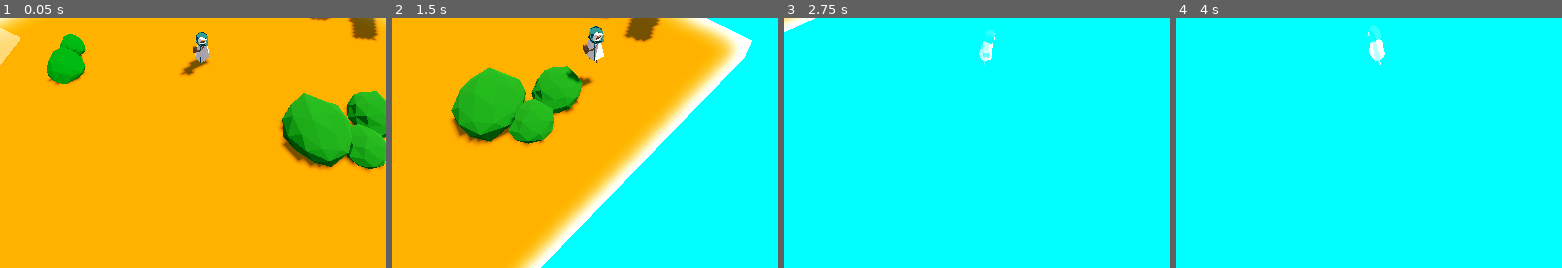
Above: before the commit, frames 1-4 (left to right).
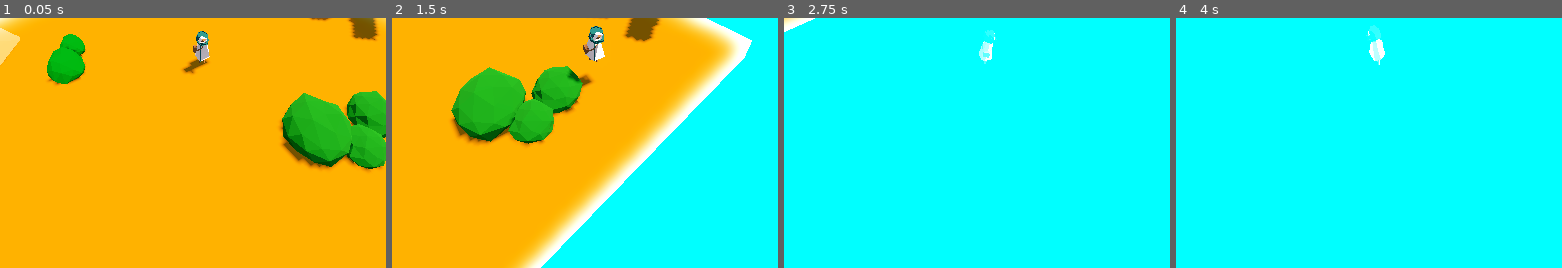
Above: after the commit, the same moments.

Repository: DeepRestGames/EcoDungeon
Game: Godot game, scene res://scenes/PrototypeScene_01.tscn
Two runs of this game, one before a commit and one after it. Both use one fixed random seed, a clock stepped at 60 frames per second and the inputs below. A sky picture missing from this copy of the repository is replaced by a grey-blue gradient.
Inputs (mouse positions are % of the whole screen's width and height, from its top left):
- Up to frame 1 (0.05 s): no input
- Up to frame 2 (1.5 s): tap Enter at 0.5 s; move the mouse to (75, 45) at 0.52 s; hold D (move_right) 0.53-1.28 s; tap Space (spacebar) at 0.6 s; move the mouse to (31, 55) at 1.27 s; hold S (move_down) from 1.28 s (still down); tap Mouse wheel up (zoom_in) at 1.35 s
- Up to frame 3 (2.75 s): move the mouse to (62, 28) at 2.02 s; release S (move_down) at 2.03 s; hold D (move_right) from 2.03 s (still down); hold Mouse wheel down (zoom_out) from 2.03 s (still down)
- Up to frame 4 (4 s): move the mouse to (47, 70) at 2.77 s; release D (move_right) at 2.78 s; release Mouse wheel down (zoom_out) at 2.78 s; hold W (move_up) 2.78-3.53 s; tap Space (spacebar) at 2.85 s; move the mouse to (83, 65) at 3.52 s; hold A (move_left) from 3.53 s (still down); hold Mouse wheel up (zoom_in) from 3.53 s (still down)
The pictures show only the part of the screen within x 26-76%, y 41-91%; the shares and areas given below are measured in that part.

The runs differ from the first frame. In frame 1, 0.2% of the frame differs, in the area x 46-55%, y 5-24%; in frame 2, 0.1%; in frame 3, less than 0.1%; in frame 4, less than 0.1%.

Commit message:
Slightly better conditional handling of animations

Diff:
--- a/scenes/Player.tscn
+++ b/scenes/Player.tscn
@@ -329,7 +329,6 @@
 animation = &"walk"
 
 [sub_resource type="AnimationNodeBlendTree" id="AnimationNodeBlendTree_iup1y"]
-graph_offset = Vector2(-342.551, -25.4601)
 nodes/Idle/node = SubResource("AnimationNodeAnimation_qh3cp")
 nodes/Idle/position = Vector2(-40, 26.6667)
 nodes/Idle2Walk/node = SubResource("AnimationNodeBlend2_b4rwt")
@@ -372,57 +371,57 @@
 bones/0/parent = -1
 bones/0/rest = Transform3D(1, 0, 0, 0, 1, 0, 0, 0, 1, 0, 0, 0)
 bones/0/enabled = true
-bones/0/position = Vector3(1.57465e-32, -7.0916e-17, 0.319377)
-bones/0/rotation = Quaternion(0.0876819, 0, 1.94693e-17, 0.996149)
+bones/0/position = Vector3(0, 0, 0)
+bones/0/rotation = Quaternion(0, 0, 0, 1)
 bones/0/scale = Vector3(1, 1, 1)
 bones/1/name = "spine1"
 bones/1/parent = 0
 bones/1/rest = Transform3D(1, 0, 0, 0, 1, 0, 0, 0, 1, 0, 1, 0)
 bones/1/enabled = true
 bones/1/position = Vector3(0, 1, 0)
-bones/1/rotation = Quaternion(0, 0, 0, 1)
+bones/1/rotation = Quaternion(0.0284007, 0, 7.29199e-18, 0.999597)
 bones/1/scale = Vector3(1, 1, 1)
 bones/2/name = "spine2"
 bones/2/parent = 1
 bones/2/rest = Transform3D(1, 0, 0, 0, 1, 0, 0, 0, 1, 0, 1.35085, 0)
 bones/2/enabled = true
 bones/2/position = Vector3(0, 1.35085, 0)
-bones/2/rotation = Quaternion(0, 0.00204917, 0.0115501, 0.999931)
+bones/2/rotation = Quaternion(0.0308202, 0, 7.91321e-18, 0.999525)
 bones/2/scale = Vector3(1, 1, 1)
 bones/3/name = "head"
 bones/3/parent = 2
 bones/3/rest = Transform3D(1, 0, 0, 0, 1, 0, 0, 0, 1, 0, 1.78706, 0)
 bones/3/enabled = true
 bones/3/position = Vector3(0, 1.78706, 0)
-bones/3/rotation = Quaternion(-0.0120566, 0.0048385, 0.0198025, 0.99972)
+bones/3/rotation = Quaternion(-0.0178629, 0.00551303, 0.00833741, 0.99979)
 bones/3/scale = Vector3(1, 1, 1)
 bones/4/name = "upperleg.L"
 bones/4/parent = 0
 bones/4/rest = Transform3D(-1, 1.11022e-14, 1.50996e-07, 9.80546e-09, -0.99789, 0.064939, 1.50677e-07, 0.0649387, 0.997894, 0.703569, 0.323642, -0.0422141)
 bones/4/enabled = true
 bones/4/position = Vector3(0.703569, 0.323642, -0.0422141)
-bones/4/rotation = Quaternion(-2.94152e-08, 0.0838454, 0.996479, 3.91996e-09)
+bones/4/rotation = Quaternion(-2.78864e-08, 0.0324971, 0.999472, 1.1254e-08)
 bones/4/scale = Vector3(1, 1, 1)
 bones/5/name = "lowerleg.L"
 bones/5/parent = 4
 bones/5/rest = Transform3D(1, -1.4747e-08, 2.37697e-07, -8.53804e-09, 0.995219, 0.0976646, -2.38001e-07, -0.0976646, 0.995219, -7.65884e-08, 1.95019, -4.27762e-08)
 bones/5/enabled = true
 bones/5/position = Vector3(-7.65884e-08, 1.95019, -4.27762e-08)
-bones/5/rotation = Quaternion(-0.00348957, 1.19209e-07, 1.10958e-10, 0.999994)
+bones/5/rotation = Quaternion(-0.0489076, 1.19067e-07, 1.55464e-09, 0.998803)
 bones/5/scale = Vector3(1, 1, 1)
 bones/6/name = "upperleg.R"
 bones/6/parent = 0
 bones/6/rest = Transform3D(-1, -1.11022e-14, -1.50996e-07, -9.80546e-09, -0.99789, 0.064939, -1.50677e-07, 0.0649387, 0.997894, -0.703569, 0.323642, -0.0422141)
 bones/6/enabled = true
 bones/6/position = Vector3(-0.703569, 0.323642, -0.0422141)
-bones/6/rotation = Quaternion(4.04206e-08, 0.178556, 0.98393, -5.23065e-08)
+bones/6/rotation = Quaternion(4.38017e-08, 0.0324971, 0.999472, -1.16808e-08)
 bones/6/scale = Vector3(1, 1, 1)
 bones/7/name = "lowerleg.R"
 bones/7/parent = 6
 bones/7/rest = Transform3D(1, 1.4747e-08, -2.37697e-07, 8.53804e-09, 0.995219, 0.0976646, 2.38001e-07, -0.0976646, 0.995219, 7.65884e-08, 1.95019, -4.27762e-08)
 bones/7/enabled = true
 bones/7/position = Vector3(7.65884e-08, 1.95019, -4.27762e-08)
-bones/7/rotation = Quaternion(-0.360735, -1.11183e-07, -1.14664e-08, 0.932668)
+bones/7/rotation = Quaternion(-0.0489076, -1.19067e-07, -1.55463e-09, 0.998803)
 bones/7/scale = Vector3(1, 1, 1)
 bones/8/name = "IKLegPole.L"
 bones/8/parent = -1
@@ -435,7 +434,7 @@
 bones/9/parent = -1
 bones/9/rest = Transform3D(-1, 0, 1.50996e-07, -1.50996e-07, 0, -1, 0, -1, 0, 0.703569, -4.62104, -0.0140713)
 bones/9/enabled = true
-bones/9/position = Vector3(0.703569, -4.69805, 0.274307)
+bones/9/position = Vector3(0.703569, -4.62104, -0.0140713)
 bones/9/rotation = Quaternion(-5.33851e-08, 0.707107, -0.707107, 5.33851e-08)
 bones/9/scale = Vector3(1, 1, 1)
 bones/10/name = "IKLegPole.R"
@@ -449,7 +448,7 @@
 bones/11/parent = -1
 bones/11/rest = Transform3D(-1, 0, -1.50996e-07, 1.50996e-07, 0, -1, 0, -1, 0, -0.703569, -4.62104, -0.0140713)
 bones/11/enabled = true
-bones/11/position = Vector3(-0.703569, -4.10454, -0.891804)
+bones/11/position = Vector3(-0.703569, -4.62104, -0.0140713)
 bones/11/rotation = Quaternion(5.33851e-08, 0.707107, -0.707107, -5.33851e-08)
 bones/11/scale = Vector3(1, 1, 1)
 bones/12/name = "neutral_bone"
@@ -508,7 +507,7 @@
 }
 tree_root = SubResource("AnimationNodeBlendTree_iup1y")
 anim_player = NodePath("../AnimationPlayer")
-parameters/Idle2Walk/blend_amount = 1.0
+parameters/Idle2Walk/blend_amount = 0.0
 
 [node name="AnimationPlayer" type="AnimationPlayer" parent="PlayerModel"]
 process_mode = 3
--- a/scripts/Player.gd
+++ b/scripts/Player.gd
@@ -24,7 +24,7 @@
 const ROTATION_INTERPOLATE_SPEED = 8
 # Animate
 enum ANIMATIONS {IDLE, WALK}
-@export var current_animation := ANIMATIONS.WALK
+@export var current_animation := ANIMATIONS.IDLE
 @onready var animation_tree = $PlayerModel/AnimationTree
 const MOTION_INTERPOLATE_SPEED = 10
 
@@ -90,22 +90,16 @@
 	current_animation = anim as ANIMATIONS
 
 	if anim == ANIMATIONS.IDLE:
-		pass
-		#print("idle")
-		#animation_tree["parameters/state/transition_request"] = "jump_up"
 		var current_blend: float = animation_tree["parameters/Idle2Walk/blend_amount"]
-		var new_blend: float = max(current_blend - delta*MOTION_INTERPOLATE_SPEED, 0)
-		animation_tree["parameters/Idle2Walk/blend_amount"] = new_blend
+		if not current_blend == 0:
+			var new_blend: float = max(current_blend - delta*MOTION_INTERPOLATE_SPEED, 0)
+			animation_tree["parameters/Idle2Walk/blend_amount"] = new_blend
 	elif anim == ANIMATIONS.WALK:
-		pass
-		#print("WALKING")
-		## Change state to walk.
-		#animation_tree["parameters/state/transition_request"] = "walk"
-		## Blend position for walk speed based checked motion.
+
 		var current_blend: float = animation_tree["parameters/Idle2Walk/blend_amount"]
-		var new_blend: float = min(current_blend + delta*MOTION_INTERPOLATE_SPEED, 1)
-		animation_tree["parameters/Idle2Walk/blend_amount"] = new_blend
-		#animation_tree["parameters/walk/blend_position"] = Vector2(motion.length(), 0)
+		if not current_blend == 1:
+			var new_blend: float = min(current_blend + delta*MOTION_INTERPOLATE_SPEED, 1)
+			animation_tree["parameters/Idle2Walk/blend_amount"] = new_blend
 
 func _zoom(delta: float) -> void:
 	# calculate the new zoom position and clamp zoom between min and max
Not shown: 1 places in assets/3d/zahir/materials/zahir-brown.tres that only renumber resources
